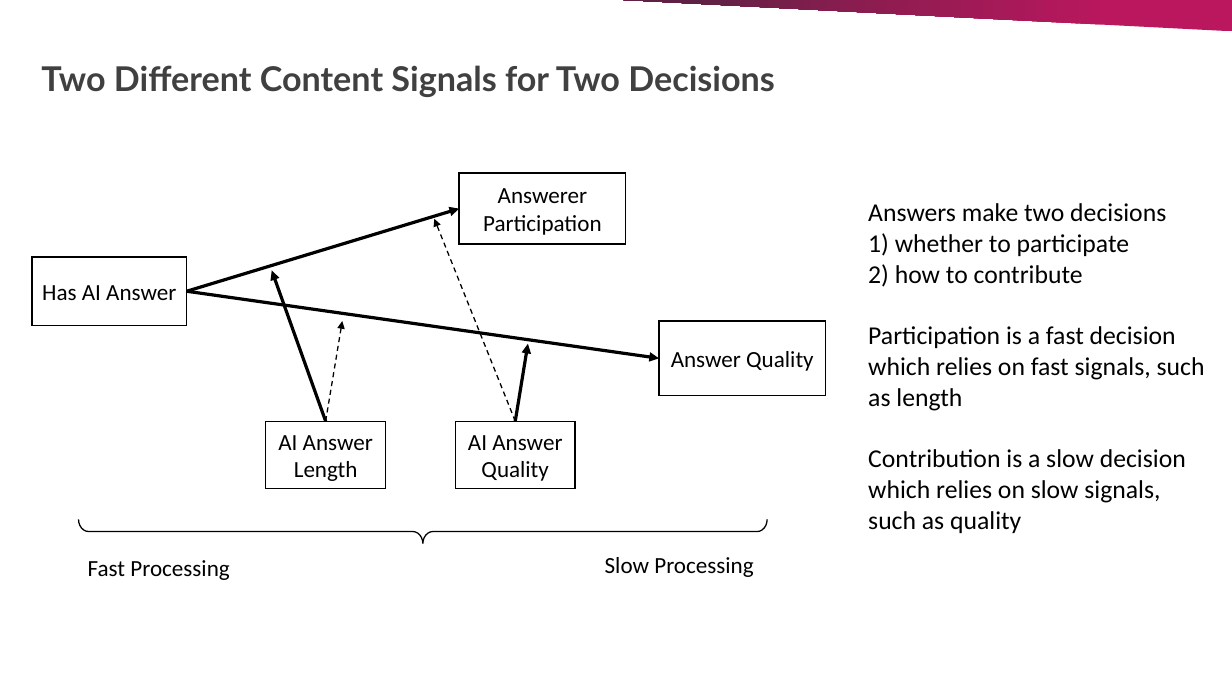
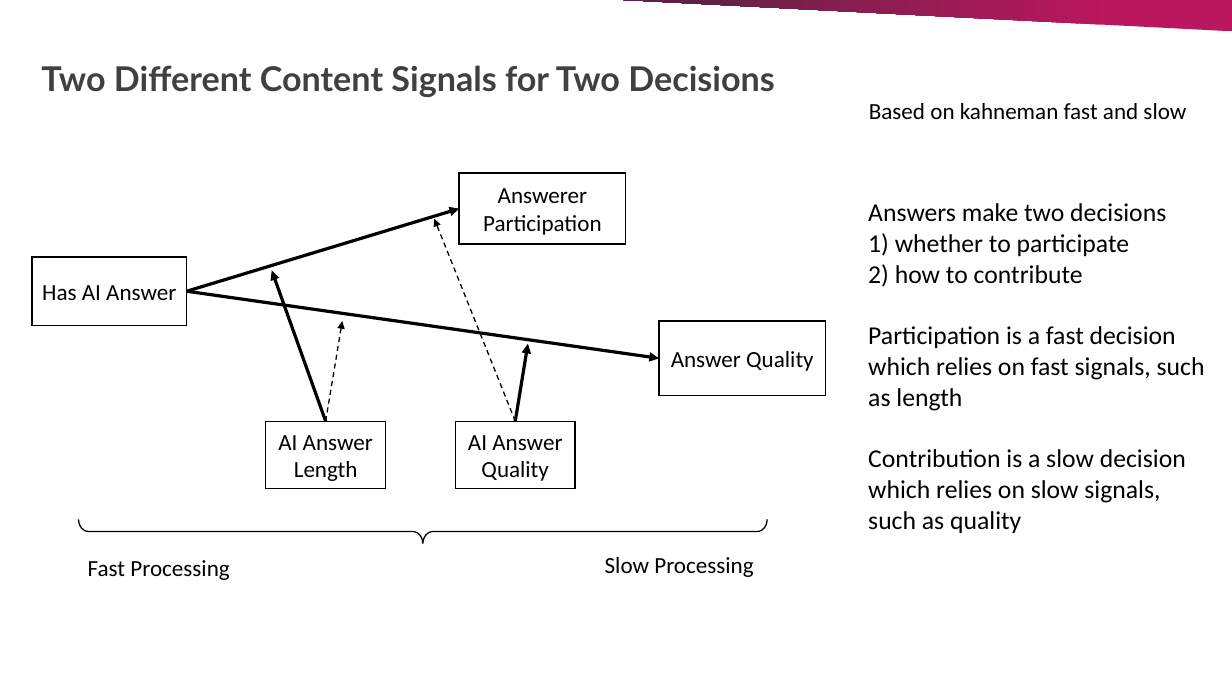
Before and after one commit to chen-junluo/geek-community, a slide deck: slide 12 of Projects/MISQ/MISQ round 2/SE meeting slide_260610.pptx. Drawn at 1232x693 pixels with LibreOffice and Linux fonts; fonts in the diff are those of the drawing. Boxes give left, top, right and bottom in pixels: in the first picture for what was removed or moved away, otherwise in the second. Text is boxed around its words. In the diff, an @@ line names an element or a change of style, - is before the commit and + after.

```diff
--- a/Projects/MISQ/MISQ round 2/SE meeting slide_260610.pptx
+++ b/Projects/MISQ/MISQ round 2/SE meeting slide_260610.pptx
@@ text added at <box>869,103,1186,119</box>, 18 pt, text #000000 @@
+Based on kahneman fast and slow
```
Also in this commit, not shown: 4 other slides changed, 4 other files.
